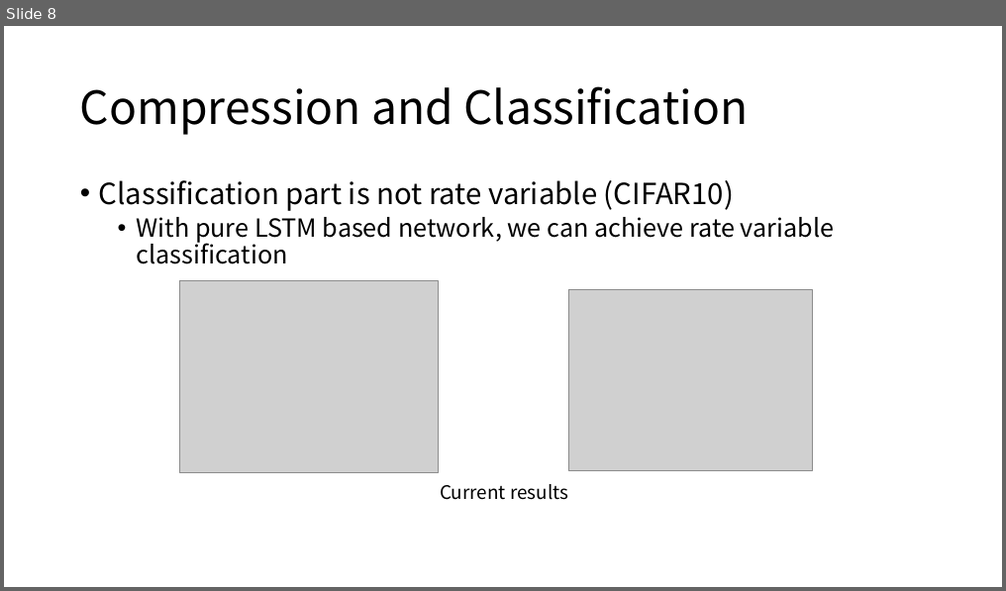
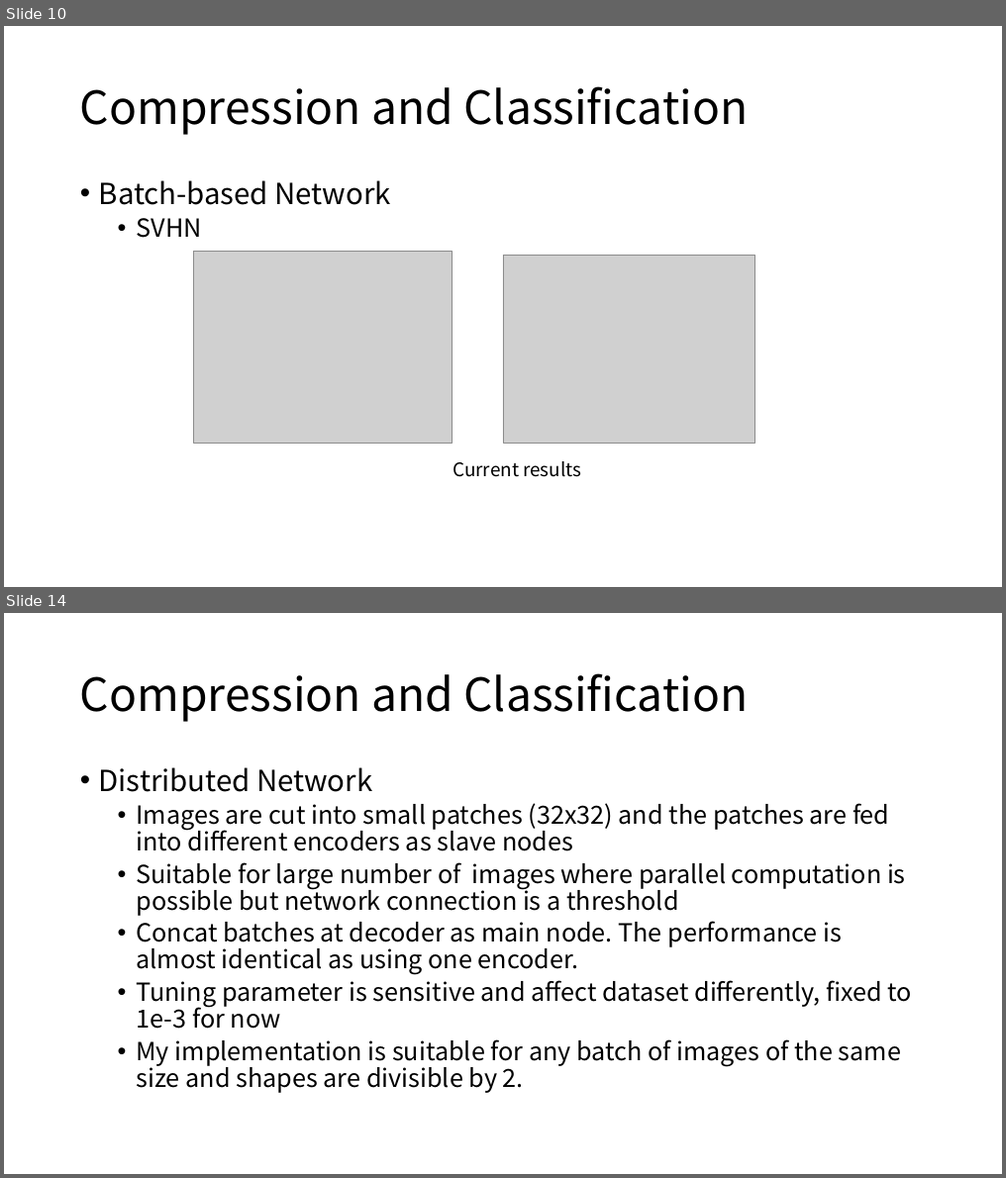
Before and after one commit to diaoenmao/Research, a slide deck: doc/Report/ongoing.pptx. Shown one above the other, each under a label of ours: slide 8 before the commit, slides 10 and 14 after it; the slides between them are not shown. The pictures are 1006x591 and 1006x1178 pixels, drawn with LibreOffice and Linux fonts; fonts in the diff are those of the drawing; grey boxes stand for pictures. Boxes give left, top, right and bottom in pixels: in the first picture for what was removed or moved away, otherwise in the second. Text is boxed around its words. In the diff, an @@ line names an element or a change of style, - is before the commit and + after.

```diff
--- a/doc/Report/ongoing.pptx
+++ b/doc/Report/ongoing.pptx
@@ slide 14 added at (4,613,1002,1174), background #FFFFFF @@
@@ title added at (80,673,747,722), 44 pt, text #000000 @@
+Compression and Classification
@@ text added at (99,767,912,1093), 24 pt, text #000000 @@
+• Distributed Network
+  • Images are cut into small patches (32x32) and the patches are fed into different encoders as slave nodes
+  • Suitable for large number of images where parallel computation is possible but network connection is a threshold
+  • Concat batches at decoder as main node. The performance is almost identical as using one encoder.
+  • Tuning parameter is sensitive and affect dataset differently, fixed to 1e-3 for now
+  • My implementation is suitable for any batch of images of the same size and shapes are divisible by 2.
@@ what was slide 8 is now slide 10 @@
@@ slide 10 changed as well @@
@@ text at (99,180,391,238): text changed; size 24 to 28 pt @@
-• Classification part is not rate variable (CIFAR10)
-  • With pure LSTM based network, we can achieve rate variable classification
+• Batch-based Network
+  • SVHN
@@ picture: place and size @@
-picture at (180,280,439,472)
+picture at (194,251,452,443)
@@ picture added at (503,255,755,443) @@
@@ picture removed at (568,289,813,472) @@
@@ text "Current results": place and size @@
-text "Current results" at (440,484,568,500)
+text "Current results" at (452,462,581,477)
```
Also in this commit, not shown: 10 other slides changed, 11 other slides added, 1 slide removed.
